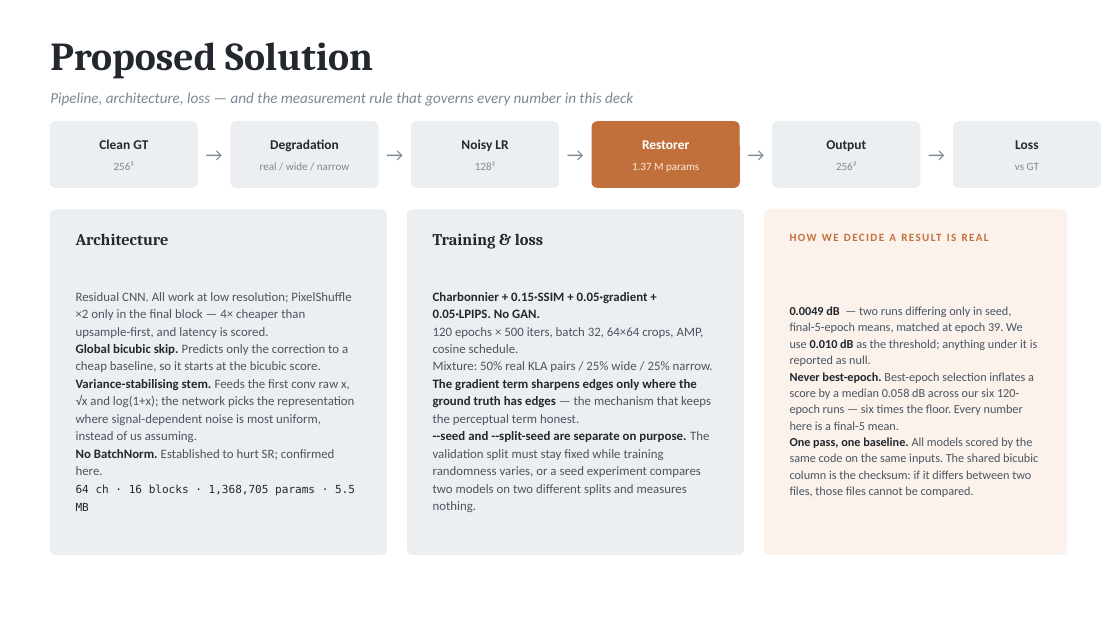
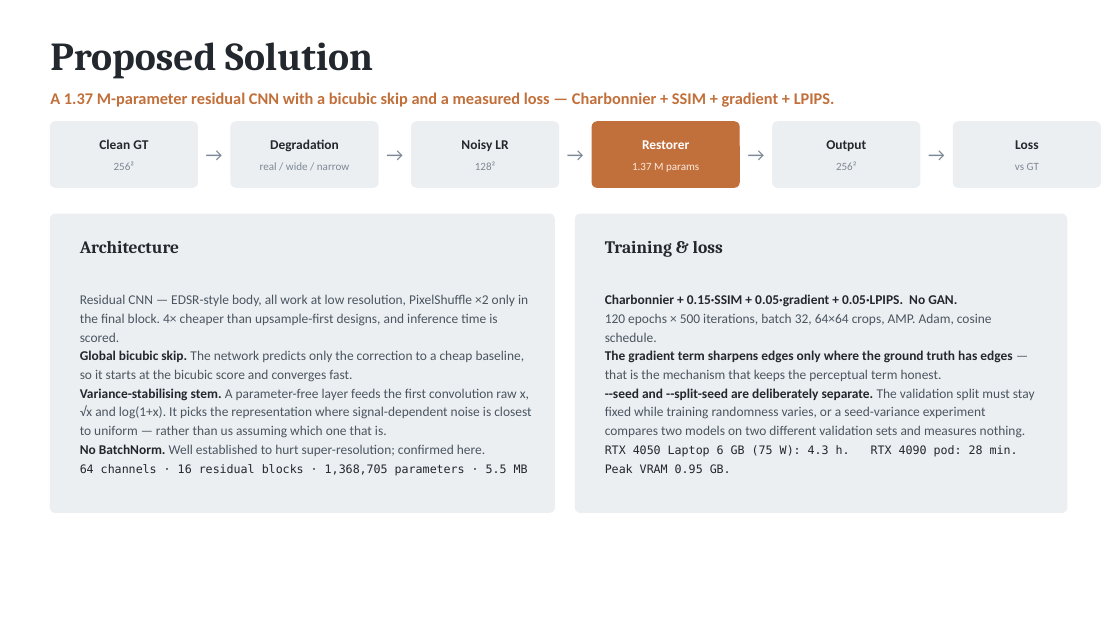
Before and after one commit to abishek1123/forgex-kla-ps01, a slide deck: slide 8 of docs/ForgeX_KLA_PS01_Round2.pptx (slide 6 before the commit). Drawn at 1120x630 pixels with LibreOffice and Linux fonts; fonts in the diff are those of the drawing. Boxes give left, top, right and bottom in pixels: in the first picture for what was removed or moved away, otherwise in the second. Text is boxed around its words. In the diff, an @@ line names an element or a change of style, - is before the commit and + after.

```diff
--- a/docs/ForgeX_KLA_PS01_Round2.pptx
+++ b/docs/ForgeX_KLA_PS01_Round2.pptx
@@ text at [50,92,835,107]: text changed; size 13 to 14 pt; text colour #7C8895 to #C2703B; bold on; italic off @@
-Pipeline, architecture, loss — and the measurement rule that governs every number in this deck
+A 1.37 M-parameter residual CNN with a bicubic skip and a measured loss — Charbonnier + SSIM + gradient + LPIPS.
@@ rounded rectangle: place and size @@
-rounded rectangle at [50,210,386,555]
+rounded rectangle at [50,214,555,513]
@@ rounded rectangle at [50,214,555,513]: proportions changed @@
@@ text "Architecture": place and size @@
-text "Architecture" at [76,233,169,245]
+text "Architecture" at [80,241,179,253]
@@ text "Architecture" at [80,241,179,253]: size 14 to 15 pt @@
@@ rounded rectangle at [576,214,1067,513]: proportions changed @@
@@ rounded rectangle: place and size @@
-rounded rectangle at [408,210,744,555]
+rounded rectangle at [576,214,1067,513]
@@ text "Training & loss" at [605,241,723,257]: size 14 to 15 pt @@
@@ text "Training & loss": place and size @@
-text "Training & loss" at [433,233,543,249]
+text "Training & loss" at [605,241,723,257]
@@ rounded rectangle removed at [765,210,1067,555] @@
@@ text "Charbonnier + 0.15·SSIM + 0.05·gradient ...": place and size @@
-text "Charbonnier + 0.15·SSIM + 0.05·gradient ..." at [433,292,713,512]
+text "Charbonnier + 0.15·SSIM + 0.05·gradient ..." at [605,294,1035,457]
@@ text at [80,294,531,476]: text changed; size 11 to 11.5 pt @@
-Residual CNN. All work at low resolution; PixelShuffle ×2 only in the final block — 4× cheaper than upsample-first, and latency is scored.
-Global bicubic skip. Predicts only the correction to a cheap baseline, so it starts at the bicubic score.
-Variance-stabilising stem. Feeds the first conv raw x, √x and log(1+x); the network picks the representation where signal-dependent noise is most uniform, instead of us assuming.
-No BatchNorm. Established to hurt SR; confirmed here.
-64 ch · 16 blocks · 1,368,705 params · 5.5 MB
+Residual CNN — EDSR-style body, all work at low resolution, PixelShuffle ×2 only in the final block. 4× cheaper than upsample-first designs, and inference time is scored.
+Global bicubic skip. The network predicts only the correction to a cheap baseline, so it starts at the bicubic score and converges fast.
+Variance-stabilising stem. A parameter-free layer feeds the first convolution raw x, √x and log(1+x). It picks the representation where signal-dependent noise is closest to uniform — rather than us assuming which one that is.
+No BatchNorm. Well established to hurt super-resolution; confirmed here.
+64 channels · 16 residual blocks · 1,368,705 parameters · 5.5 MB
@@ text at [605,294,957,307]: size 11 to 11.5 pt in "Charbonnier + 0.15·SSIM + 0.05·gradient + 0.05·LPIPS. ..."; line spacing 15pt to 16pt @@
@@ text at [605,313,1035,457]: text changed; size 11 to 11.5 pt @@
-120 epochs × 500 iters, batch 32, 64×64 crops, AMP, cosine schedule.
-Mixture: 50% real KLA pairs / 25% wide / 25% narrow.
-The gradient term sharpens edges only where the ground truth has edges — the mechanism that keeps the perceptual term honest.
---seed and --split-seed are separate on purpose. The validation split must stay fixed while training randomness varies, or a seed experiment compares two models on two different splits and measures nothing.
+120 epochs × 500 iterations, batch 32, 64×64 crops, AMP. Adam, cosine schedule.
+The gradient term sharpens edges only where the ground truth has edges — that is the mechanism that keeps the perceptual term honest.
+--seed and --split-seed are deliberately separate. The validation split must stay fixed while training randomness varies, or a seed-variance experiment compares two models on two different validation sets and measures nothing.
+RTX 4050 Laptop 6 GB (75 W): 4.3 h. RTX 4090 pod: 28 min. Peak VRAM 0.95 GB.
@@ text removed at [790,306,1038,497] @@
-0.0049 dB — two runs differing only in seed, final-5-epoch means, matched at epoch 39. We use 0.010 dB as the threshold; anything under it is reported as null.
-Never best-epoch. Best-epoch selection inflates a score by a median 0.058 dB across our six 120-epoch runs — six times the floor. Every number here is a final-5 mean.
-One pass, one baseline. All models scored by the same code on the same inputs. The shared bicubic column is the checksum: if it differs between two files, those files cannot be compared.
@@ text removed at [815,323,1034,430] @@
-HOW WE DECIDE A RESULT IS REAL
```
Also in this commit, not shown: 5 other slides changed, 11 slides added, 8 slides removed, 9 other files.
